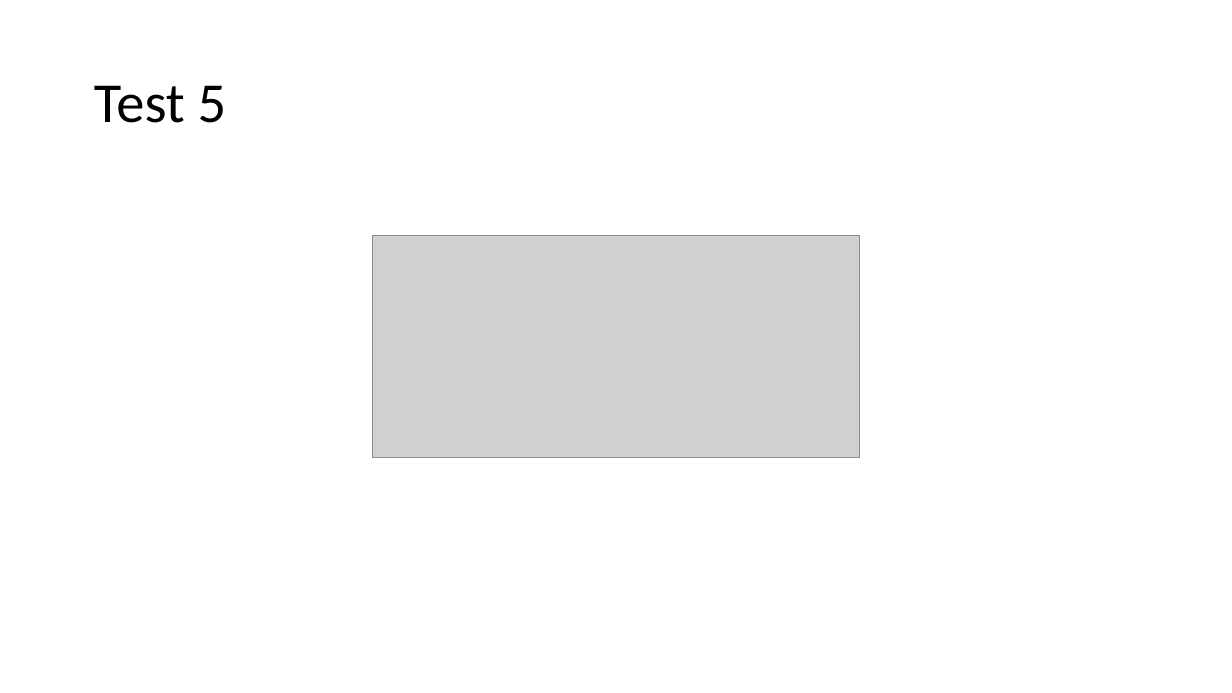
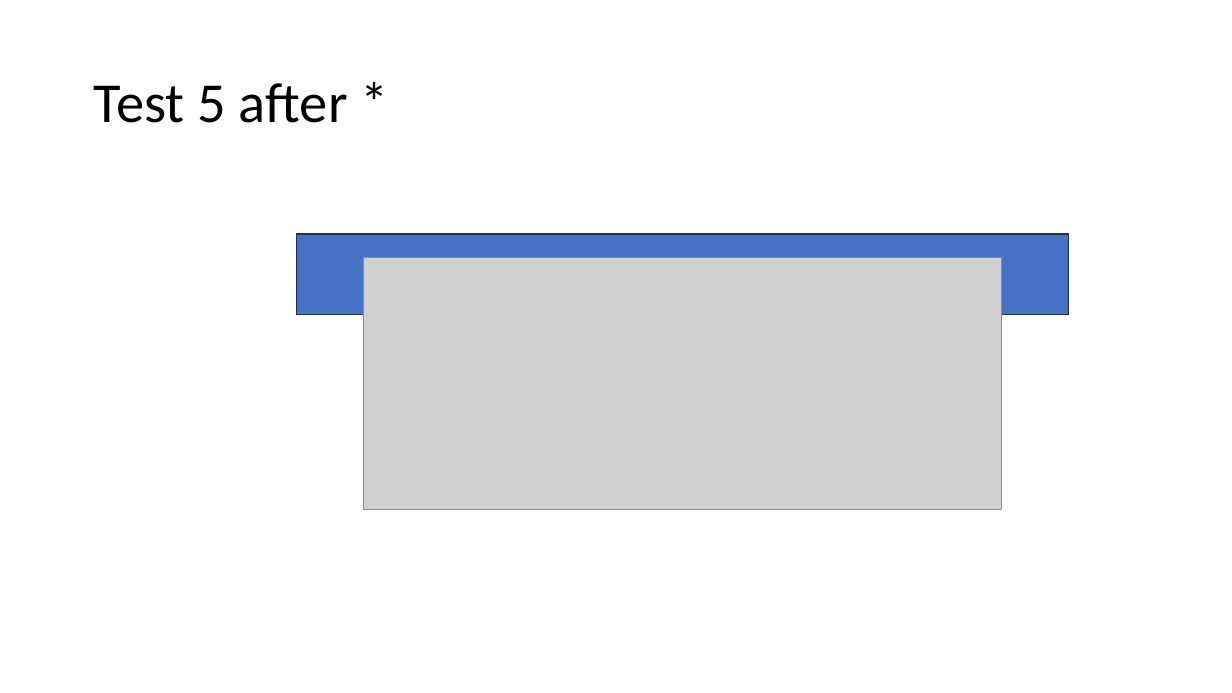
Before and after one commit to Maye16/angle-photos, a slide deck: slide 9 of Figures/Présentation2.pptx (slide 4 before the commit). Drawn at 1232x693 pixels with LibreOffice and Linux fonts; fonts in the diff are those of the drawing; grey boxes stand for pictures. Boxes give left, top, right and bottom in pixels: in the first picture for what was removed or moved away, otherwise in the second. Text is boxed around its words. In the diff, an @@ line names an element or a change of style, - is before the commit and + after.

```diff
--- a/Figures/Présentation2.pptx
+++ b/Figures/Présentation2.pptx
@@ title at [94, 83, 348, 123]: text changed @@
-Test 5
+Test 5 after *
@@ rectangle added at [297, 234, 1069, 314], fill #4472C4, outline #1E3256 1 pt @@
@@ picture: place and size @@
-picture at [372, 236, 860, 457]
+picture at [363, 258, 1001, 509]
```
Also in this commit, not shown: 2 other slides changed, 9 slides added, 17 other files.
